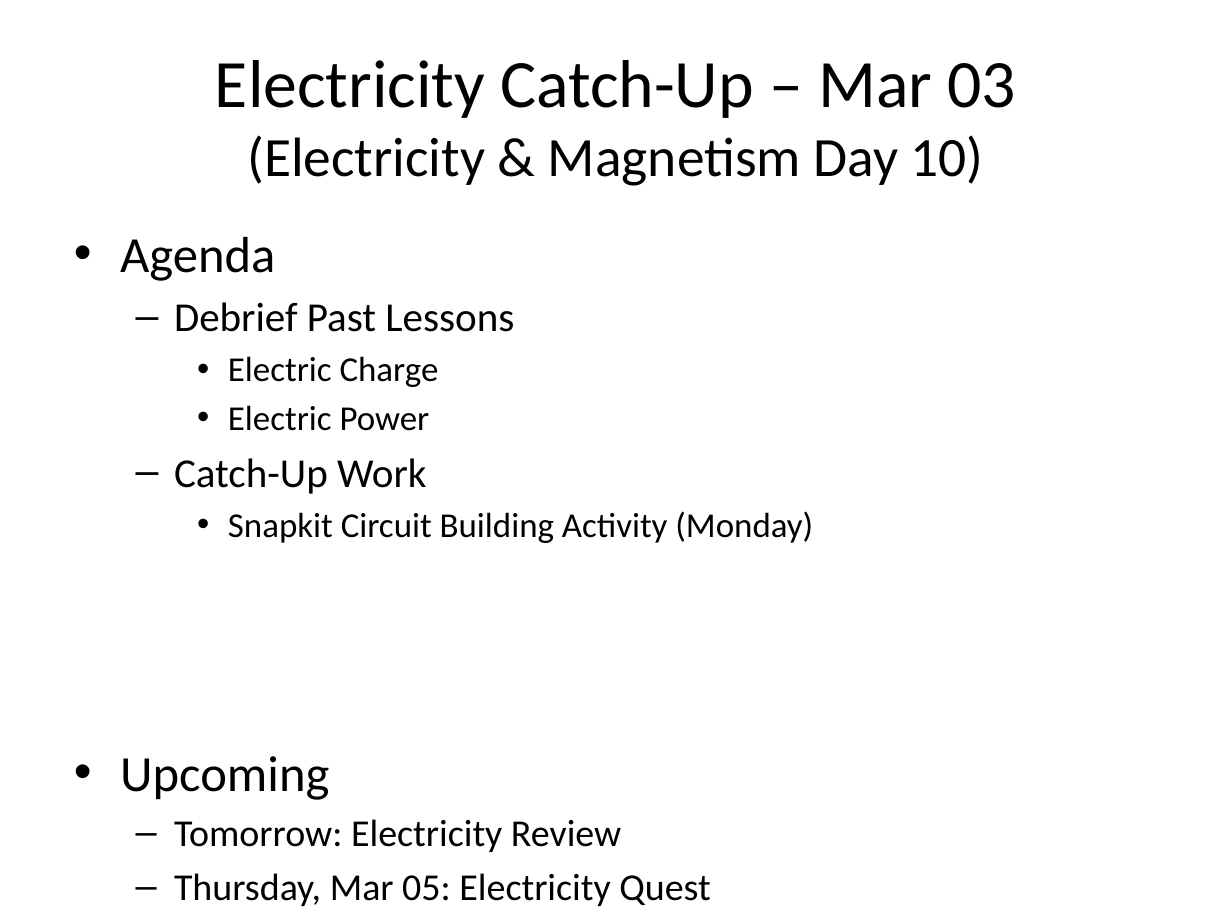
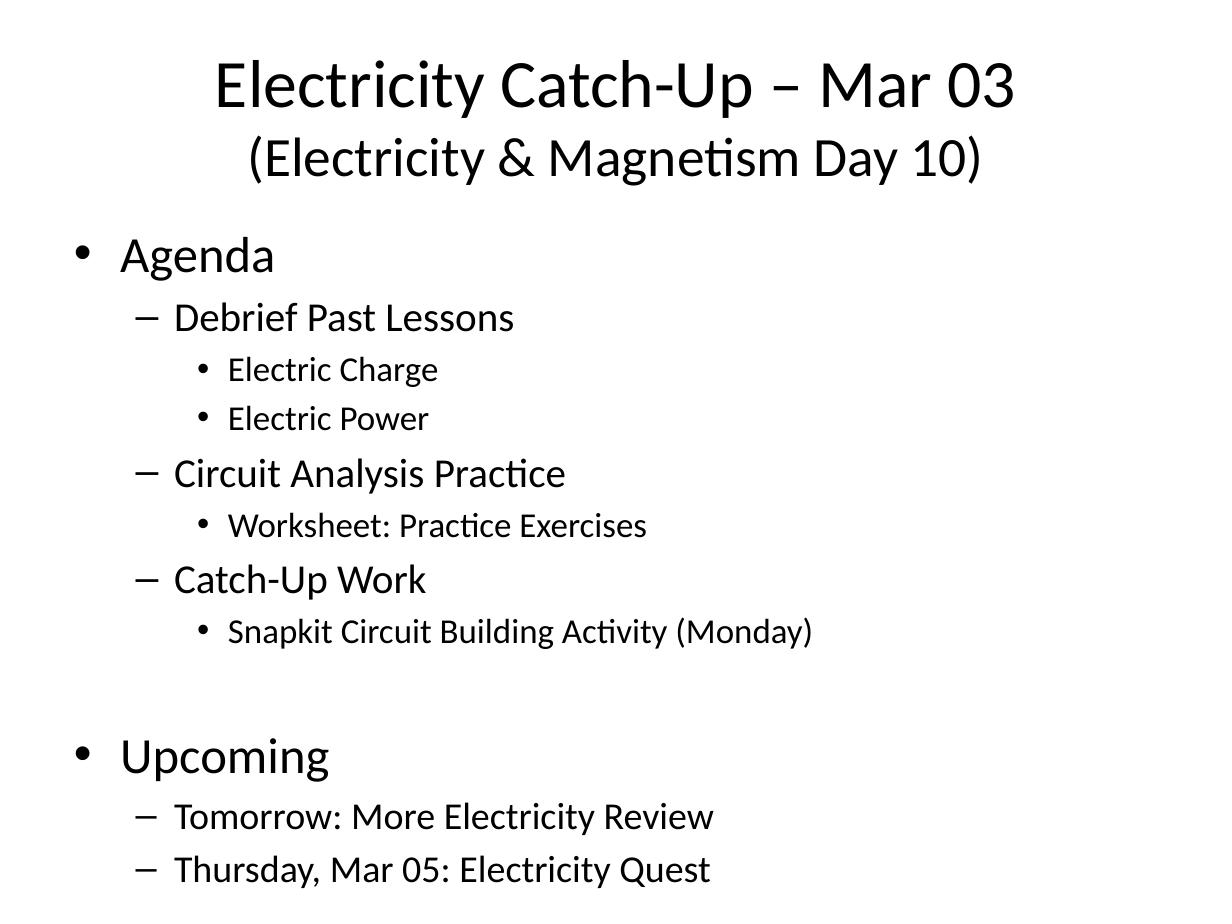
Before and after one commit to Greg5519/SPH3U0, a slide deck: slide 1 of Daily Agendas/Day05.2_ElectricityCatchUp.pptx. Drawn at 1232x924 pixels with LibreOffice and Linux fonts; fonts in the diff are those of the drawing. Boxes give left, top, right and bottom in pixels: in the first picture for what was removed or moved away, otherwise in the second. Text is boxed around its words. In the diff, an @@ line names an element or a change of style, - is before the commit and + after.

```diff
--- a/Daily Agendas/Day05.2_ElectricityCatchUp.pptx
+++ b/Daily Agendas/Day05.2_ElectricityCatchUp.pptx
@@ text at (x1=174, y1=458, x2=647, y2=538): paragraphs added @@
+  – Circuit Analysis Practice
+    • Worksheet: Practice Exercises
@@ text at (x1=174, y1=802, x2=714, y2=835): text changed @@
-  – Tomorrow: Electricity Review
+  – Tomorrow: More Electricity Review
```
Also in this commit, not shown: 1 other file.
